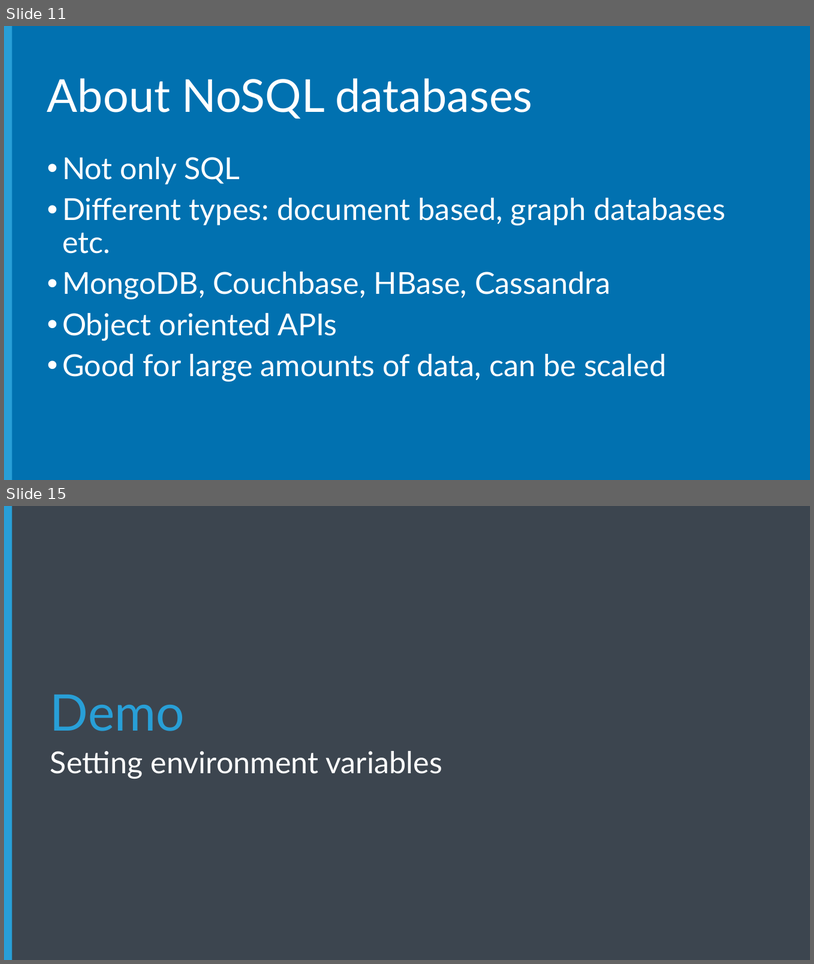
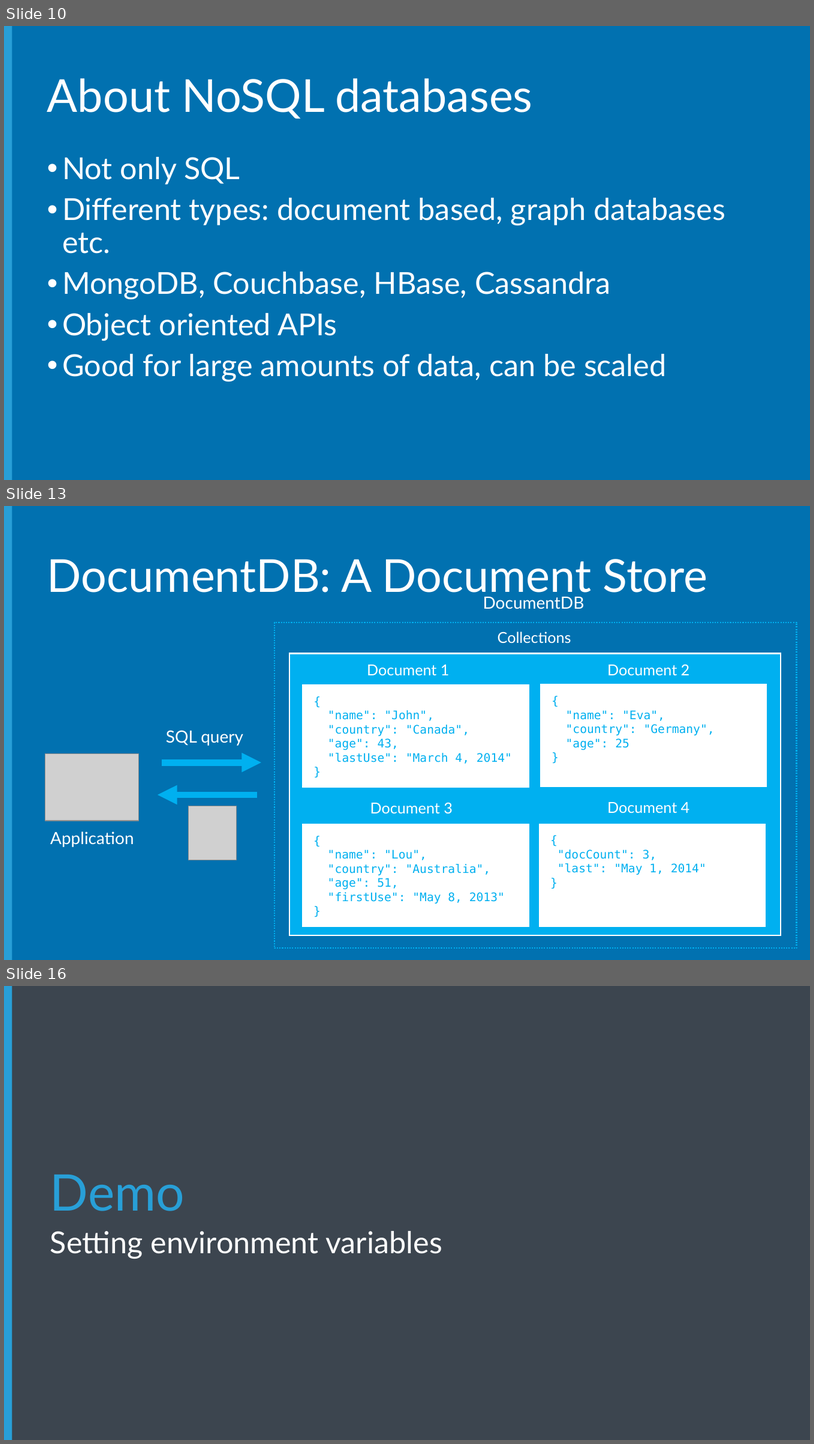
Before and after one commit to Microsoft-Web/NodeCamp, a slide deck: Presentation/BuildingTheBackend/BuildingTheBackend.pptx. Shown one above the other, each under a label of ours: slides 11 and 15 before the commit, slides 10, 13 and 16 after it; the slides between them are not shown. The pictures are 814x964 and 814x1444 pixels, drawn with LibreOffice and Linux fonts; fonts in the diff are those of the drawing; grey boxes stand for pictures; background and template pictures are left out. Boxes give left, top, right and bottom in pixels: in the first picture for what was removed or moved away, otherwise in the second. Text is boxed around its words. In the diff, an @@ line names an element or a change of style, - is before the commit and + after.

```diff
--- a/Presentation/BuildingTheBackend/BuildingTheBackend.pptx
+++ b/Presentation/BuildingTheBackend/BuildingTheBackend.pptx
@@ slide 13 added at box(4, 506, 810, 960), background #0171B0; not listed: 1 template element that a slide beside it also shows @@
@@ title added at box(47, 559, 708, 600), 54 pt, text #FFFFFF @@
+DocumentDB: A Document Store
@@ text added at box(483, 597, 585, 609), 20 pt, text #FFFFFF @@
+DocumentDB
@@ rectangle added at box(275, 622, 797, 948), outline #00B0F0 1.5 pt dashed @@
@@ text added at box(498, 631, 572, 643), 18 pt, text #FFFFFF @@
+Collections
@@ rectangle added at box(290, 654, 782, 936), fill #00B0F0, outline #FFFFFF 1.5 pt @@
@@ text added at box(367, 664, 450, 676), 18 pt, text #FFFFFF @@
+Document 1
@@ text added at box(608, 664, 690, 676), 18 pt, text #FFFFFF @@
+Document 2
@@ rectangle added at box(302, 684, 530, 788), fill #FFFFFF, outline #00B0F0 1 pt, 14 pt, text #00B0F0 @@
+{
+"name": "John",
+"country": "Canada",
+"age": 43,
+"lastUse": "March 4, 2014"
+}
@@ rectangle added at box(540, 683, 768, 787), fill #FFFFFF, outline #00B0F0 1 pt, 14 pt, text #00B0F0 @@
+{
+"name": "Eva",
+"country": "Germany",
+"age": 25
+}
@@ text added at box(166, 730, 243, 745), 20 pt, text #FFFFFF @@
+SQL query
@@ picture added at box(45, 753, 139, 820) @@
@@ arrow added from (162, 762) to (262, 762), #00B0F0 7.75 pt @@
@@ arrow added from (257, 795) to (158, 795), #00B0F0 7.75 pt @@
@@ text added at box(183, 804, 241, 862), 16 pt, text #FFFFFF @@
+JSON
@@ picture added at box(189, 805, 236, 860) @@
@@ text added at box(371, 802, 453, 814), 18 pt, text #FFFFFF @@
+Document 3
@@ text added at box(608, 802, 690, 813), 18 pt, text #FFFFFF @@
+Document 4
@@ rectangle added at box(302, 823, 530, 927), fill #FFFFFF, outline #00B0F0 1 pt, 14 pt, text #00B0F0 @@
+{
+"name": "Lou",
+"country": "Australia",
+"age": 51,
+"firstUse": "May 8, 2013"
+}
@@ rectangle added at box(539, 823, 767, 927), fill #FFFFFF, outline #00B0F0 1 pt, 14 pt, text #00B0F0 @@
+{
+"docCount": 3,
+"last": "May 1, 2014"
+}
@@ text added at box(50, 831, 134, 847), 20 pt, text #FFFFFF @@
+Application
@@ what was slide 11 is now slide 10 @@
@@ what was slide 15 is now slide 16 @@
```
Also in this commit, not shown: 2 slides changed, 3 other slides added, 1 slide removed, 17 other files.
